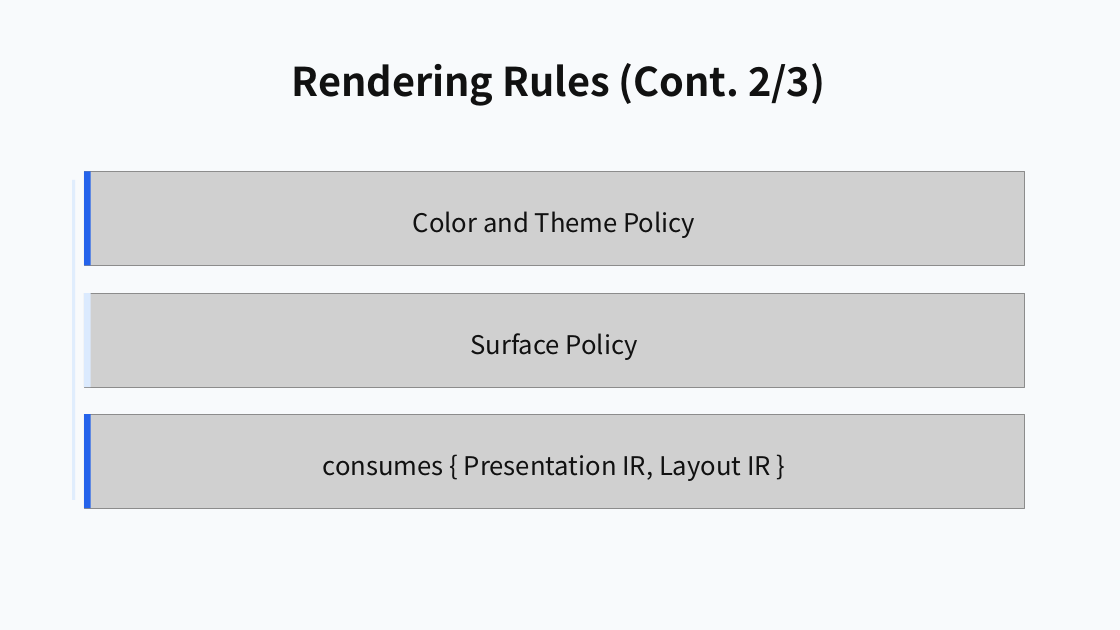
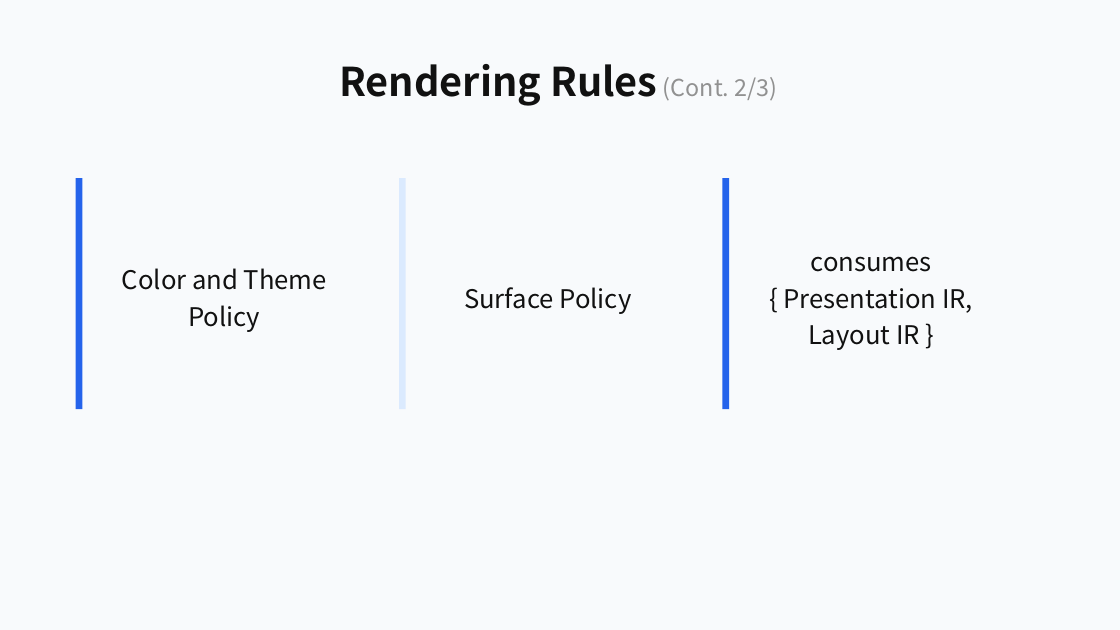
Before and after one commit to ch040602/mdpr-skill, a slide deck: slide 16 of artifacts/mdpr-vs-skill/mdpr-baseline-result.pptx. Drawn at 1120x630 pixels with LibreOffice and Linux fonts; fonts in the diff are those of the drawing; grey boxes stand for pictures. Boxes give left, top, right and bottom in pixels: in the first picture for what was removed or moved away, otherwise in the second. Text is boxed around its words. In the diff, an @@ line names an element or a change of style, - is before the commit and + after.

```diff
--- a/artifacts/mdpr-vs-skill/mdpr-baseline-result.pptx
+++ b/artifacts/mdpr-vs-skill/mdpr-baseline-result.pptx
@@ text "Rendering Rules (Cont. 2/3)" at box(339, 64, 778, 106): size 34 to 20 pt, text colour #111111 to #919191, bold off in "(Cont. 2/3)" @@
@@ rectangle: place and size @@
-rectangle at box(84, 171, 91, 266)
+rectangle at box(76, 178, 82, 409)
@@ picture removed at box(84, 171, 1025, 266) @@
@@ rectangle added at box(399, 178, 406, 409), fill #DBEAFE @@
@@ rectangle added at box(723, 178, 729, 409), fill #2563EB @@
@@ rectangle removed at box(72, 180, 76, 500) @@
@@ text "Color and Theme Policy" rewrapped from box(413, 211, 695, 238) to box(122, 268, 327, 332) @@
@@ text "consumes { Presentation IR, Layout ..." rewrapped from box(323, 455, 771, 481) to box(784, 256, 973, 350) @@
@@ picture removed at box(84, 293, 1025, 387) @@
@@ rectangle removed at box(84, 293, 91, 387) @@
@@ text "Surface Policy": place and size @@
-text "Surface Policy" at box(470, 333, 638, 360)
+text "Surface Policy" at box(464, 287, 631, 314)
@@ picture removed at box(84, 414, 1025, 508) @@
@@ rectangle removed at box(84, 414, 91, 508) @@
```
Also in this commit, not shown: 21 other slides changed, 12 other files.
